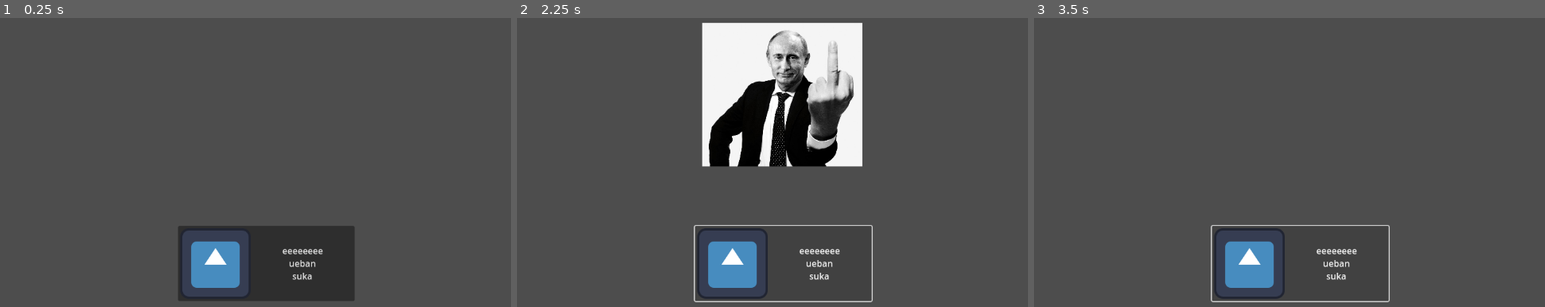
Above: before the commit, frames 1-3 (left to right).
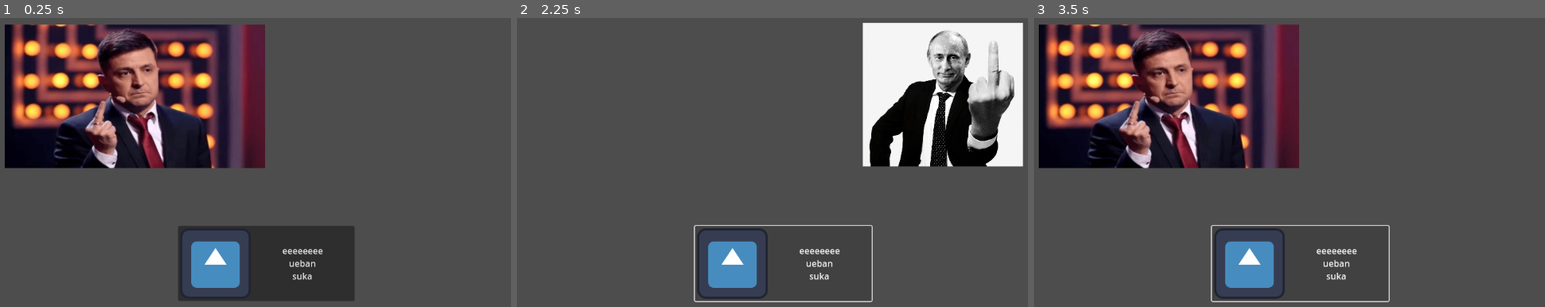
Above: after the commit, the same moments.

Repository: Nazar-Zozulya/Intefficiency-godot
Game: Godot game, scene res://node_2d.tscn
Same seed, same stepped clock (60 frames per second), same inputs: the game is played once before the commit and once after it. The engine's default icon, where the game draws it, is replaced by a stand-in: a white triangle on a blue panel in a dark square.
Inputs:
- Up to frame 1 (0.25 s): no input
- Up to frame 2 (2.25 s): click "eeeeeeee ueban suka" at 0.5 s; click "eeeeeeee ueban suka" at 1.25 s; click "eeeeeeee ueban suka" at 2 s
- Up to frame 3 (3.5 s): tap Enter at 2.75 s

The runs differ from the first frame. In frame 1, 24% of the frame differs, in the area x 0-52%, y 2-53%; in frame 2, 30%, in the area x 36-100%, y 1-52%; in frame 3, 24%.

Commit message:
добавил зелю в кнопку и изменил ее логику

Diff:
--- a/button/button.gd
+++ b/button/button.gd
@@ -4,5 +4,8 @@
 	pressed.connect(_on_button_pressed)
 
 func _on_button_pressed():
-	var fak_sprite = get_node("../fak")  # убедись, что узел называется fak
+	var fak_sprite = get_node("../fak")
+	var zelya_fak_sprite = get_node("../zelya-fak")
+
 	fak_sprite.visible = not fak_sprite.visible
+	zelya_fak_sprite.visible = not zelya_fak_sprite.visible
--- a/button/button.tscn
+++ b/button/button.tscn
@@ -1,9 +1,10 @@
-[gd_scene load_steps=5 format=3 uid="uid://c2uhtsoshsvid"]
+[gd_scene load_steps=6 format=3 uid="uid://c2uhtsoshsvid"]
 
 [ext_resource type="Script" uid="uid://ruhakavqdphm" path="res://button/main-button.gd" id="1_38736"]
 [ext_resource type="Script" uid="uid://cgm8rkjbo2vbv" path="res://button/button.gd" id="1_d301k"]
 [ext_resource type="Texture2D" uid="uid://cdo8ur1i83ibr" path="res://icon.svg" id="1_h27qj"]
 [ext_resource type="Texture2D" uid="uid://xfbfnsp638bj" path="res://button/kartinki-s-fakami-1.jpg" id="3_opf05"]
+[ext_resource type="Texture2D" uid="uid://dy6yhl1w6x57n" path="res://button/506a6025ff1.jpg" id="5_x4vop"]
 
 [node name="button" type="Node2D"]
 script = ExtResource("1_38736")
@@ -20,6 +21,11 @@
 script = ExtResource("1_d301k")
 
 [node name="fak" type="Sprite2D" parent="."]
-position = Vector2(577, 204)
+position = Vector2(868, 204)
 scale = Vector2(0.219795, 0.219795)
 texture = ExtResource("3_opf05")
+
+[node name="zelya-fak" type="Sprite2D" parent="."]
+position = Vector2(341, 207)
+scale = Vector2(0.86642, 0.794207)
+texture = ExtResource("5_x4vop")
Binary file added: button/506a6025ff1.jpg
Not shown, added: button/506a6025ff1.jpg.import
